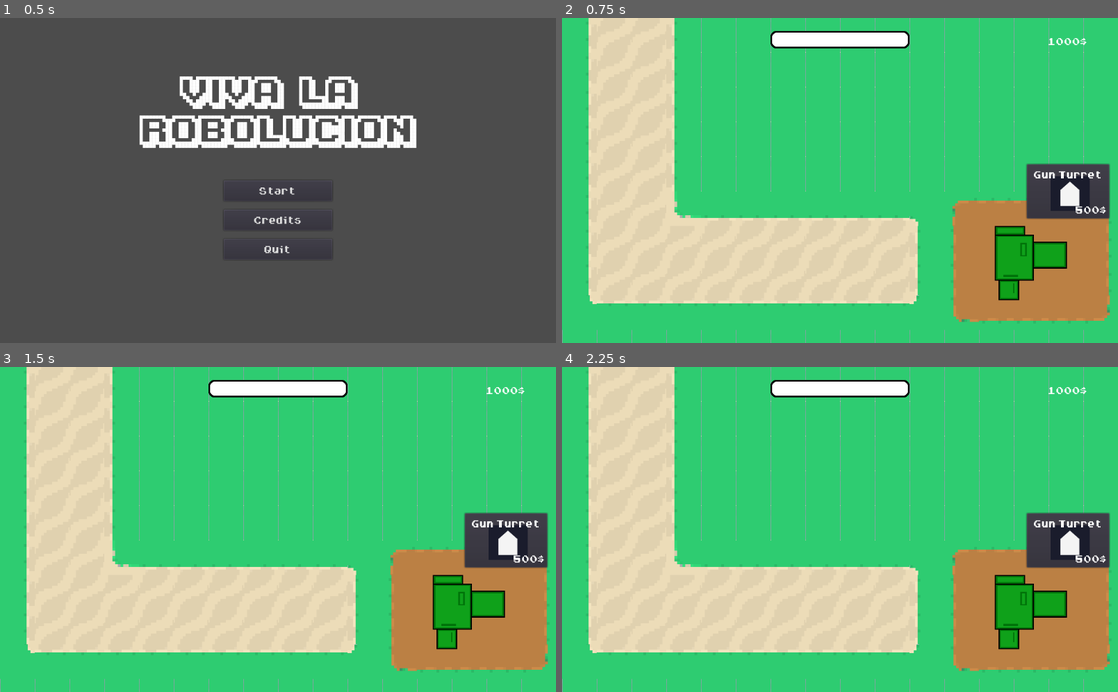
Above: before the commit, frames 1-4 (two rows, left to right).
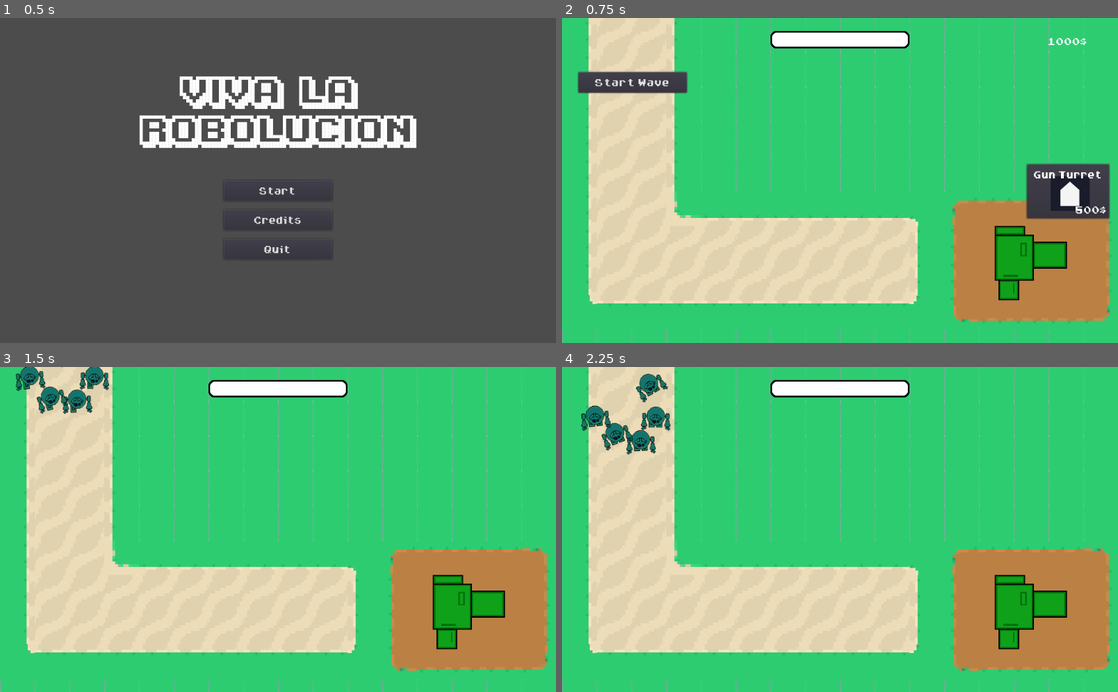
Above: after the commit, the same moments.

Repository: Godot-Wild-Jam-22-Team/TowerDefense
Game: Godot game, scene res://GUI/StartScreen.tscn
Two runs of this game, one before a commit and one after it. Both use one fixed random seed, a clock stepped at 60 frames per second and the inputs below.
Inputs (mouse positions are in pixels of both pictures, inside the frame that each line leads up to):
- Up to frame 1 (0.5 s): no input
- Up to frame 2 (0.75 s): click "Start" at 0.5 s
- Up to frame 3 (1.5 s): click (72, 432) at 1.25 s, where only the run after the commit has a clickable "Start Wave"
- Up to frame 4 (2.25 s): move the mouse to (962, 513) at 2.02 s; press the mouse at (962, 513) at 2.03 s; hold Right (ui_right) from 2.03 s (still down)

Frame 1 is identical in both runs. In frame 2, 1.4% of the frame differs, in the area x 2-23%, y 16-24%; in frame 3, 3.8%; in frame 4, 4.1%, in the area x 3-99%, y 1-62%.

Commit message:
Update Game.tscn

Diff:
--- a/GWJ22/Game.tscn
+++ b/GWJ22/Game.tscn
@@ -11,6 +11,7 @@
 [ext_resource path="res://GUI/GameoverMenu.tscn" type="PackedScene" id=9]
 [ext_resource path="res://Assets/Sprites/tilemap_towerdefnse.png" type="Texture" id=10]
 [ext_resource path="res://Assets/Sprites/progress_bar_bg.png" type="Texture" id=11]
+[ext_resource path="res://Assets/Fonts/Arcadepix Plus.ttf" type="DynamicFontData" id=12]
 
 [sub_resource type="TileSet" id=1]
 0/name = "tilemap_towerdefnse.png 0"
@@ -21,6 +22,10 @@
 0/tile_mode = 0
 0/occluder_offset = Vector2( 0, 0 )
 0/navigation_offset = Vector2( 0, 0 )
+0/shape_offset = Vector2( 0, 0 )
+0/shape_transform = Transform2D( 1, 0, 0, 1, 0, 0 )
+0/shape_one_way = false
+0/shape_one_way_margin = 0.0
 0/shapes = [  ]
 0/z_index = 0
 1/name = "tilemap_towerdefnse.png 1"
@@ -31,6 +36,10 @@
 1/tile_mode = 0
 1/occluder_offset = Vector2( 0, 0 )
 1/navigation_offset = Vector2( 0, 0 )
+1/shape_offset = Vector2( 0, 0 )
+1/shape_transform = Transform2D( 1, 0, 0, 1, 0, 0 )
+1/shape_one_way = false
+1/shape_one_way_margin = 0.0
 1/shapes = [  ]
 1/z_index = 0
 2/name = "tilemap_towerdefnse.png 2"
@@ -41,6 +50,10 @@
 2/tile_mode = 0
 2/occluder_offset = Vector2( 0, 0 )
 2/navigation_offset = Vector2( 0, 0 )
+2/shape_offset = Vector2( 0, 0 )
+2/shape_transform = Transform2D( 1, 0, 0, 1, 0, 0 )
+2/shape_one_way = false
+2/shape_one_way_margin = 0.0
 2/shapes = [  ]
 2/z_index = 0
 3/name = "tilemap_towerdefnse.png 3"
@@ -51,6 +64,10 @@
 3/tile_mode = 0
 3/occluder_offset = Vector2( 0, 0 )
 3/navigation_offset = Vector2( 0, 0 )
+3/shape_offset = Vector2( 0, 0 )
+3/shape_transform = Transform2D( 1, 0, 0, 1, 0, 0 )
+3/shape_one_way = false
+3/shape_one_way_margin = 0.0
 3/shapes = [  ]
 3/z_index = 0
 4/name = "tilemap_towerdefnse.png 4"
@@ -61,6 +78,10 @@
 4/tile_mode = 0
 4/occluder_offset = Vector2( 0, 0 )
 4/navigation_offset = Vector2( 0, 0 )
+4/shape_offset = Vector2( 0, 0 )
+4/shape_transform = Transform2D( 1, 0, 0, 1, 0, 0 )
+4/shape_one_way = false
+4/shape_one_way_margin = 0.0
 4/shapes = [  ]
 4/z_index = 0
 5/name = "tilemap_towerdefnse.png 5"
@@ -71,6 +92,10 @@
 5/tile_mode = 0
 5/occluder_offset = Vector2( 0, 0 )
 5/navigation_offset = Vector2( 0, 0 )
+5/shape_offset = Vector2( 0, 0 )
+5/shape_transform = Transform2D( 1, 0, 0, 1, 0, 0 )
+5/shape_one_way = false
+5/shape_one_way_margin = 0.0
 5/shapes = [  ]
 5/z_index = 0
 6/name = "tilemap_towerdefnse.png 6"
@@ -81,6 +106,10 @@
 6/tile_mode = 0
 6/occluder_offset = Vector2( 0, 0 )
 6/navigation_offset = Vector2( 0, 0 )
+6/shape_offset = Vector2( 0, 0 )
+6/shape_transform = Transform2D( 1, 0, 0, 1, 0, 0 )
+6/shape_one_way = false
+6/shape_one_way_margin = 0.0
 6/shapes = [  ]
 6/z_index = 0
 7/name = "tilemap_towerdefnse.png 7"
@@ -91,6 +120,10 @@
 7/tile_mode = 0
 7/occluder_offset = Vector2( 0, 0 )
 7/navigation_offset = Vector2( 0, 0 )
+7/shape_offset = Vector2( 0, 0 )
+7/shape_transform = Transform2D( 1, 0, 0, 1, 0, 0 )
+7/shape_one_way = false
+7/shape_one_way_margin = 0.0
 7/shapes = [  ]
 7/z_index = 0
 8/name = "tilemap_towerdefnse.png 8"
@@ -101,6 +134,10 @@
 8/tile_mode = 0
 8/occluder_offset = Vector2( 0, 0 )
 8/navigation_offset = Vector2( 0, 0 )
+8/shape_offset = Vector2( 0, 0 )
+8/shape_transform = Transform2D( 1, 0, 0, 1, 0, 0 )
+8/shape_one_way = false
+8/shape_one_way_margin = 0.0
 8/shapes = [  ]
 8/z_index = 0
 9/name = "tilemap_towerdefnse.png 9"
@@ -111,6 +148,10 @@
 9/tile_mode = 0
 9/occluder_offset = Vector2( 0, 0 )
 9/navigation_offset = Vector2( 0, 0 )
+9/shape_offset = Vector2( 0, 0 )
+9/shape_transform = Transform2D( 1, 0, 0, 1, 0, 0 )
+9/shape_one_way = false
+9/shape_one_way_margin = 0.0
 9/shapes = [  ]
 9/z_index = 0
 10/name = "tilemap_towerdefnse.png 10"
@@ -121,6 +162,10 @@
 10/tile_mode = 0
 10/occluder_offset = Vector2( 0, 0 )
 10/navigation_offset = Vector2( 0, 0 )
+10/shape_offset = Vector2( 0, 0 )
+10/shape_transform = Transform2D( 1, 0, 0, 1, 0, 0 )
+10/shape_one_way = false
+10/shape_one_way_margin = 0.0
 10/shapes = [  ]
 10/z_index = 0
 11/name = "tilemap_towerdefnse.png 11"
@@ -131,6 +176,10 @@
 11/tile_mode = 0
 11/occluder_offset = Vector2( 0, 0 )
 11/navigation_offset = Vector2( 0, 0 )
+11/shape_offset = Vector2( 0, 0 )
+11/shape_transform = Transform2D( 1, 0, 0, 1, 0, 0 )
+11/shape_one_way = false
+11/shape_one_way_margin = 0.0
 11/shapes = [  ]
 11/z_index = 0
 12/name = "tilemap_towerdefnse.png 12"
@@ -141,6 +190,10 @@
 12/tile_mode = 0
 12/occluder_offset = Vector2( 0, 0 )
 12/navigation_offset = Vector2( 0, 0 )
+12/shape_offset = Vector2( 0, 0 )
+12/shape_transform = Transform2D( 1, 0, 0, 1, 0, 0 )
+12/shape_one_way = false
+12/shape_one_way_margin = 0.0
 12/shapes = [  ]
 12/z_index = 0
 13/name = "tilemap_towerdefnse.png 13"
@@ -151,6 +204,10 @@
 13/tile_mode = 0
 13/occluder_offset = Vector2( 0, 0 )
 13/navigation_offset = Vector2( 0, 0 )
+13/shape_offset = Vector2( 0, 0 )
+13/shape_transform = Transform2D( 1, 0, 0, 1, 0, 0 )
+13/shape_one_way = false
+13/shape_one_way_margin = 0.0
 13/shapes = [  ]
 13/z_index = 0
 14/name = "tilemap_towerdefnse.png 14"
@@ -161,6 +218,10 @@
 14/tile_mode = 0
 14/occluder_offset = Vector2( 0, 0 )
 14/navigation_offset = Vector2( 0, 0 )
+14/shape_offset = Vector2( 0, 0 )
+14/shape_transform = Transform2D( 1, 0, 0, 1, 0, 0 )
+14/shape_one_way = false
+14/shape_one_way_margin = 0.0
 14/shapes = [  ]
 14/z_index = 0
 15/name = "tilemap_towerdefnse.png 15"
@@ -171,6 +232,10 @@
 15/tile_mode = 0
 15/occluder_offset = Vector2( 0, 0 )
 15/navigation_offset = Vector2( 0, 0 )
+15/shape_offset = Vector2( 0, 0 )
+15/shape_transform = Transform2D( 1, 0, 0, 1, 0, 0 )
+15/shape_one_way = false
+15/shape_one_way_margin = 0.0
 15/shapes = [  ]
 15/z_index = 0
 16/name = "tilemap_towerdefnse.png 16"
@@ -181,6 +246,10 @@
 16/tile_mode = 0
 16/occluder_offset = Vector2( 0, 0 )
 16/navigation_offset = Vector2( 0, 0 )
+16/shape_offset = Vector2( 0, 0 )
+16/shape_transform = Transform2D( 1, 0, 0, 1, 0, 0 )
+16/shape_one_way = false
+16/shape_one_way_margin = 0.0
 16/shapes = [  ]
 16/z_index = 0
 17/name = "tilemap_towerdefnse.png 17"
@@ -191,6 +260,10 @@
 17/tile_mode = 0
 17/occluder_offset = Vector2( 0, 0 )
 17/navigation_offset = Vector2( 0, 0 )
+17/shape_offset = Vector2( 0, 0 )
+17/shape_transform = Transform2D( 1, 0, 0, 1, 0, 0 )
+17/shape_one_way = false
+17/shape_one_way_margin = 0.0
 17/shapes = [  ]
 17/z_index = 0
 18/name = "tilemap_towerdefnse.png 18"
@@ -201,6 +274,10 @@
 18/tile_mode = 0
 18/occluder_offset = Vector2( 0, 0 )
 18/navigation_offset = Vector2( 0, 0 )
+18/shape_offset = Vector2( 0, 0 )
+18/shape_transform = Transform2D( 1, 0, 0, 1, 0, 0 )
+18/shape_one_way = false
+18/shape_one_way_margin = 0.0
 18/shapes = [  ]
 18/z_index = 0
 19/name = "tilemap_towerdefnse.png 19"
@@ -211,6 +288,10 @@
 19/tile_mode = 0
 19/occluder_offset = Vector2( 0, 0 )
 19/navigation_offset = Vector2( 0, 0 )
+19/shape_offset = Vector2( 0, 0 )
+19/shape_transform = Transform2D( 1, 0, 0, 1, 0, 0 )
+19/shape_one_way = false
+19/shape_one_way_margin = 0.0
 19/shapes = [  ]
 19/z_index = 0
 20/name = "tilemap_towerdefnse.png 20"
@@ -221,6 +302,10 @@
 20/tile_mode = 0
 20/occluder_offset = Vector2( 0, 0 )
 20/navigation_offset = Vector2( 0, 0 )
+20/shape_offset = Vector2( 0, 0 )
+20/shape_transform = Transform2D( 1, 0, 0, 1, 0, 0 )
+20/shape_one_way = false
+20/shape_one_way_margin = 0.0
 20/shapes = [  ]
 20/z_index = 0
 21/name = "tilemap_towerdefnse.png 21"
@@ -231,6 +316,10 @@
 21/tile_mode = 0
 21/occluder_offset = Vector2( 0, 0 )
 21/navigation_offset = Vector2( 0, 0 )
+21/shape_offset = Vector2( 0, 0 )
+21/shape_transform = Transform2D( 1, 0, 0, 1, 0, 0 )
+21/shape_one_way = false
+21/shape_one_way_margin = 0.0
 21/shapes = [  ]
 21/z_index = 0
 22/name = "tilemap_towerdefnse.png 22"
@@ -241,6 +330,10 @@
 22/tile_mode = 0
 22/occluder_offset = Vector2( 0, 0 )
 22/navigation_offset = Vector2( 0, 0 )
+22/shape_offset = Vector2( 0, 0 )
+22/shape_transform = Transform2D( 1, 0, 0, 1, 0, 0 )
+22/shape_one_way = false
+22/shape_one_way_margin = 0.0
 22/shapes = [  ]
 22/z_index = 0
 23/name = "tilemap_towerdefnse.png 23"
@@ -251,6 +344,10 @@
 23/tile_mode = 0
 23/occluder_offset = Vector2( 0, 0 )
 23/navigation_offset = Vector2( 0, 0 )
+23/shape_offset = Vector2( 0, 0 )
+23/shape_transform = Transform2D( 1, 0, 0, 1, 0, 0 )
+23/shape_one_way = false
+23/shape_one_way_margin = 0.0
 23/shapes = [  ]
 23/z_index = 0
 24/name = "tilemap_towerdefnse.png 24"
@@ -261,6 +358,10 @@
 24/tile_mode = 0
 24/occluder_offset = Vector2( 0, 0 )
 24/navigation_offset = Vector2( 0, 0 )
+24/shape_offset = Vector2( 0, 0 )
+24/shape_transform = Transform2D( 1, 0, 0, 1, 0, 0 )
+24/shape_one_way = false
+24/shape_one_way_margin = 0.0
 24/shapes = [  ]
 24/z_index = 0
 25/name = "tilemap_towerdefnse.png 25"
@@ -271,6 +372,10 @@
 25/tile_mode = 0
 25/occluder_offset = Vector2( 0, 0 )
 25/navigation_offset = Vector2( 0, 0 )
+25/shape_offset = Vector2( 0, 0 )
+25/shape_transform = Transform2D( 1, 0, 0, 1, 0, 0 )
+25/shape_one_way = false
+25/shape_one_way_margin = 0.0
 25/shapes = [  ]
 25/z_index = 0
 26/name = "tilemap_towerdefnse.png 26"
@@ -281,6 +386,10 @@
 26/tile_mode = 0
 26/occluder_offset = Vector2( 0, 0 )
 26/navigation_offset = Vector2( 0, 0 )
+26/shape_offset = Vector2( 0, 0 )
+26/shape_transform = Transform2D( 1, 0, 0, 1, 0, 0 )
+26/shape_one_way = false
+26/shape_one_way_margin = 0.0
 26/shapes = [  ]
 26/z_index = 0
 27/name = "tilemap_towerdefnse.png 27"
@@ -291,6 +400,10 @@
 27/tile_mode = 0
 27/occluder_offset = Vector2( 0, 0 )
 27/navigation_offset = Vector2( 0, 0 )
+27/shape_offset = Vector2( 0, 0 )
+27/shape_transform = Transform2D( 1, 0, 0, 1, 0, 0 )
+27/shape_one_way = false
+27/shape_one_way_margin = 0.0
 27/shapes = [  ]
 27/z_index = 0
 28/name = "tilemap_towerdefnse.png 28"
@@ -301,6 +414,10 @@
 28/tile_mode = 0
 28/occluder_offset = Vector2( 0, 0 )
 28/navigation_offset = Vector2( 0, 0 )
+28/shape_offset = Vector2( 0, 0 )
+28/shape_transform = Transform2D( 1, 0, 0, 1, 0, 0 )
+28/shape_one_way = false
+28/shape_one_way_margin = 0.0
 28/shapes = [  ]
 28/z_index = 0
 29/name = "tilemap_towerdefnse.png 29"
@@ -311,6 +428,10 @@
 29/tile_mode = 0
 29/occluder_offset = Vector2( 0, 0 )
 29/navigation_offset = Vector2( 0, 0 )
+29/shape_offset = Vector2( 0, 0 )
+29/shape_transform = Transform2D( 1, 0, 0, 1, 0, 0 )
+29/shape_one_way = false
+29/shape_one_way_margin = 0.0
 29/shapes = [  ]
 29/z_index = 0
 30/name = "tilemap_towerdefnse.png 30"
@@ -321,8 +442,16 @@
 30/tile_mode = 0
 30/occluder_offset = Vector2( 0, 0 )
 30/navigation_offset = Vector2( 0, 0 )
+30/shape_offset = Vector2( 0, 0 )
+30/shape_transform = Transform2D( 1, 0, 0, 1, 0, 0 )
+30/shape_one_way = false
+30/shape_one_way_margin = 0.0
 30/shapes = [  ]
 30/z_index = 0
+
+[sub_resource type="DynamicFont" id=2]
+size = 30
+font_data = ExtResource( 12 )
 
 [node name="Game" type="Node"]
 script = ExtResource( 1 )
@@ -347,6 +476,18 @@
 pause_mode = 1
 
 [node name="PauseScreen" type="CanvasLayer" parent="."]
+
+[node name="StartWave" type="Button" parent="PauseScreen"]
+margin_left = 30.0
+margin_top = 100.0
+margin_right = 230.0
+margin_bottom = 138.0
+rect_min_size = Vector2( 200, 38 )
+custom_fonts/font = SubResource( 2 )
+text = "Start Wave"
+__meta__ = {
+"_edit_use_anchors_": false
+}
 
 [node name="PauseMenu" parent="PauseScreen" instance=ExtResource( 2 )]
 
@@ -392,6 +533,7 @@
 scale = Vector2( 1.5, 1.5 )
 collision_mask = 1
 [connection signal="timeout" from="MarketplaceTimer" to="." method="_on_MarketplaceTimer_timeout"]
+[connection signal="pressed" from="PauseScreen/StartWave" to="." method="_on_StartWave_pressed"]
 [connection signal="amount_changed" from="Wallet" to="MarketLayer/Marketplace" method="_on_Wallet_amount_changed"]
 [connection signal="die" from="Base" to="." method="_on_Base_die"]
 [connection signal="health_changed" from="Base" to="MarketLayer/ProgressBar/TextureProgress" method="_on_Base_health_changed"]
Not shown: 1 places in GWJ22/Game.tscn that only renumber resources
